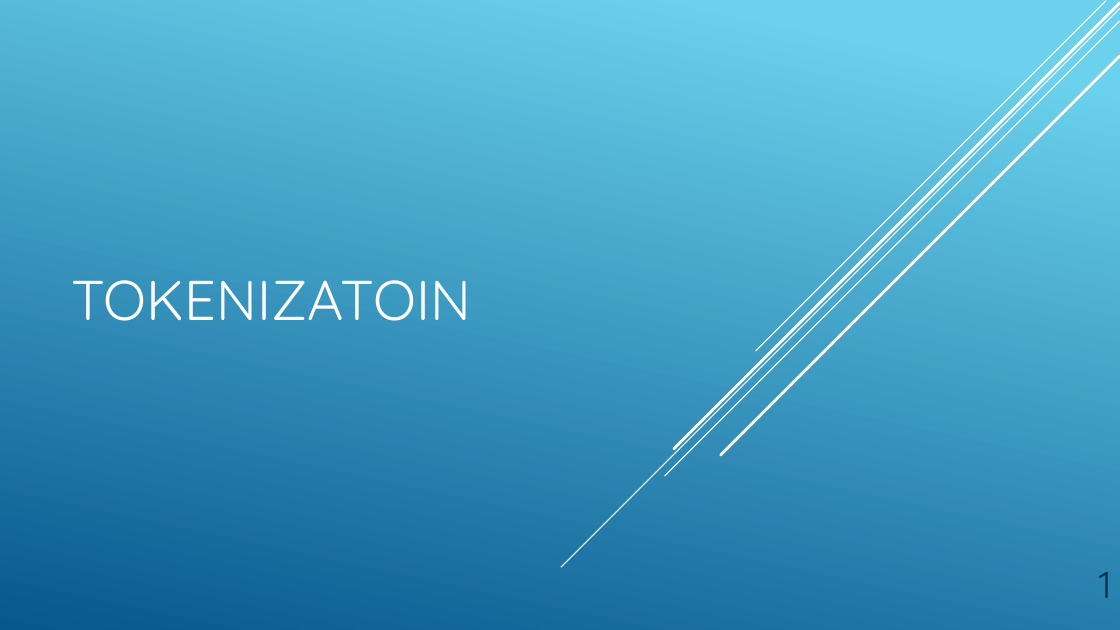
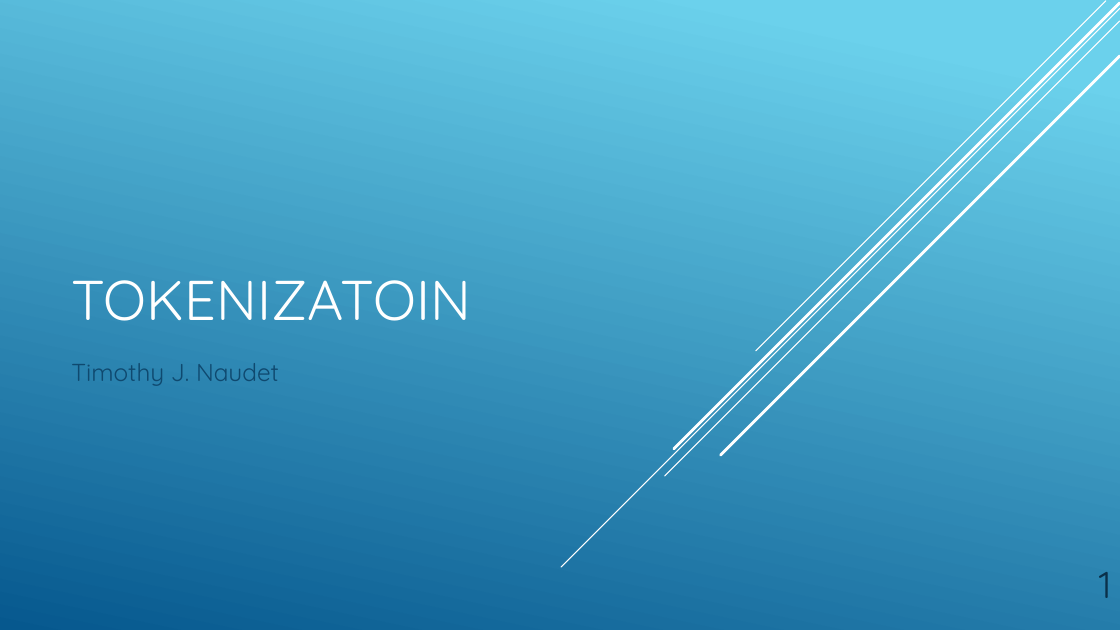
Before and after one commit to TimJN17/spack-monitor-nlp, a slide deck: slide 1 of spacy-tokens/tokenization_presentation_deck.pptx. Drawn at 1120x630 pixels with LibreOffice and Linux fonts; fonts in the diff are those of the drawing. Boxes give left, top, right and bottom in pixels: in the first picture for what was removed or moved away, otherwise in the second. Text is boxed around its words. In the diff, an @@ line names an element or a change of style, - is before the commit and + after.

```diff
--- a/spacy-tokens/tokenization_presentation_deck.pptx
+++ b/spacy-tokens/tokenization_presentation_deck.pptx
@@ subtitle added at (71, 363, 279, 386), 21 pt, text #0F496F @@
+Timothy J. Naudet
```
Also in this commit, not shown: 3 other slides changed, 2 slides added, 8 other files.
